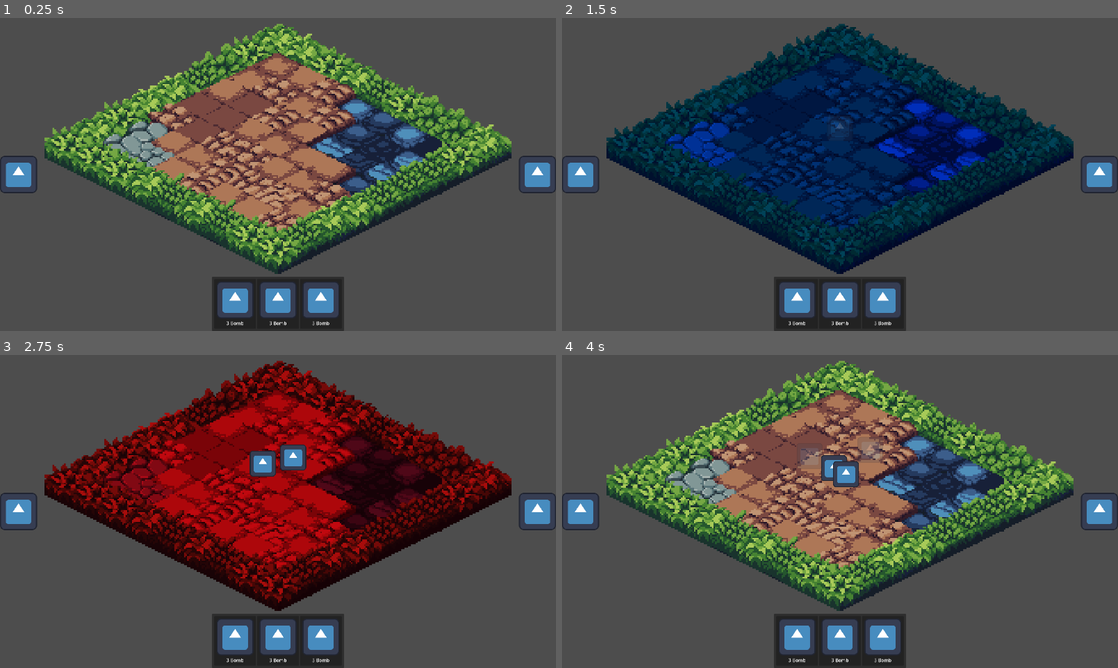
Above: before the commit, frames 1-4 (two rows, left to right).
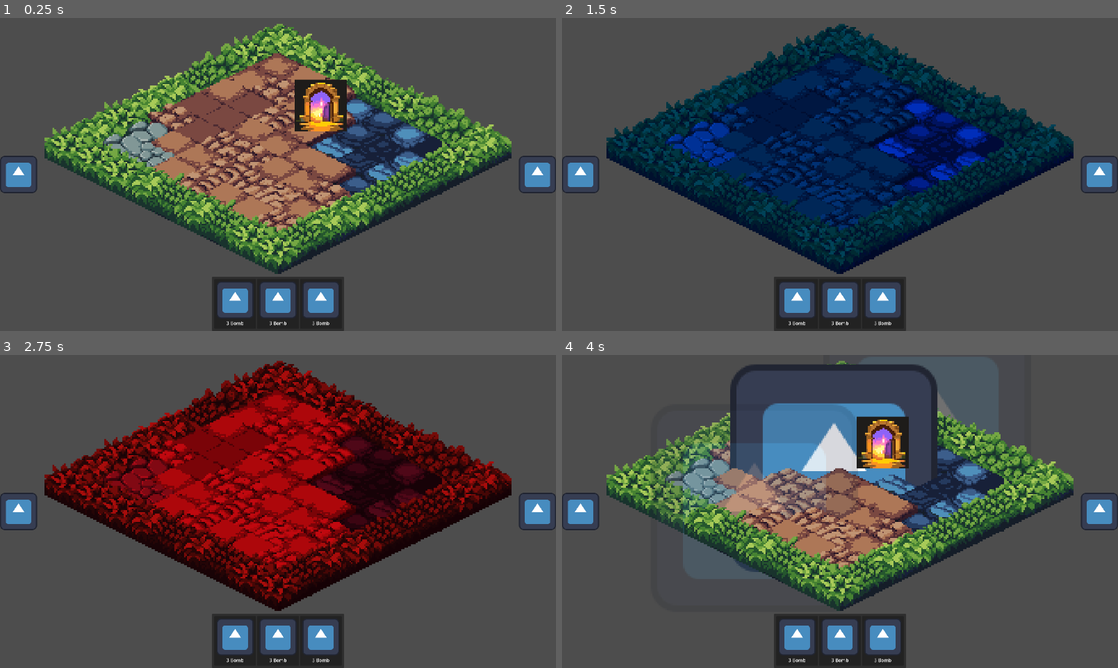
Above: after the commit, the same moments.

Repository: HephaistosForge/Chronominions
Game: Godot game, scene res://playgrounds/playground_christoph.tscn
The game is run twice, just before and just after one commit, with the same random seed, the same clock (stepped at 60 frames per second) and the same inputs. This scene is started directly instead of the project's main scene. The engine's default icon, where the game draws it, is replaced by a stand-in: a white triangle on a blue panel in a dark square.
Inputs (mouse positions are in pixels of both pictures, inside the frame that each line leads up to):
- Up to frame 1 (0.25 s): no input
- Up to frame 2 (1.5 s): click (1101, 174) at 0.5 s; click (1101, 174) at 1.25 s
- Up to frame 3 (2.75 s): click (16, 511) at 2 s
- Up to frame 4 (4 s): click (578, 511) at 2.75 s; click (578, 511) at 3.5 s

The runs differ from the first frame. In frame 1, 1.5% of the frame differs, in the area x 53-63%, y 19-37%; in frame 2, 0.1%; in frame 3, 0.8%; in frame 4, 14%, in the area x 16-72%, y 2-70%.

Commit message:
added despawner

Diff:
--- /dev/null
+++ b/game_objects/lemming_despawner/lemming_despawner.gd
@@ -0,0 +1,16 @@
+extends Area2D
+
+# The time (and accordingly the map) at which this despawner exists.
+@export var epoch : Globals.Epoch
+# The item that is granted to the player when picked up.
+var counter = 0
+func _ready():
+	self.body_entered.connect(self._on_body_enter)
+
+func _on_body_enter(body: Node2D):
+
+	if body is Lemming:
+		counter+=1
+		print("lemming:",counter," detected!")
+		if body.own_epoch == epoch:
+			body.queue_free()
--- /dev/null
+++ b/game_objects/lemming_despawner/lemming_despawner.tscn
@@ -0,0 +1,16 @@
+[gd_scene load_steps=4 format=3 uid="uid://bnmtihuiugbgs"]
+
+[ext_resource type="Script" path="res://game_objects/lemming_despawner/lemming_despawner.gd" id="1_6aa8y"]
+[ext_resource type="Texture2D" uid="uid://bhtv2xmkfl2bp" path="res://art/mockup/Exit.png" id="2_a4b7s"]
+
+[sub_resource type="RectangleShape2D" id="RectangleShape2D_g3qxf"]
+
+[node name="LemmingDespawner" type="Area2D"]
+script = ExtResource("1_6aa8y")
+
+[node name="CollisionShape2D" type="CollisionShape2D" parent="."]
+scale = Vector2(1.5, 1.5)
+shape = SubResource("RectangleShape2D_g3qxf")
+
+[node name="Sprite2D" type="Sprite2D" parent="."]
+texture = ExtResource("2_a4b7s")
--- a/game_objects/lemming_spawner/lemming_spawner.gd
+++ b/game_objects/lemming_spawner/lemming_spawner.gd
@@ -21,6 +21,6 @@
 		var lemming_scene = LEMMING_SCENE.instantiate()
 		add_sibling(lemming_scene)
 		lemming_scene.global_position = global_position
-		lemming_scene.direction = direction[randi_range(0,3)]
+		lemming_scene.direction = Globals.NE#direction[randi_range(0,3)]
 		lemming_scene.own_epoch = rand.randi_range(-1,1)
 		lemming_population-=1
--- a/playgrounds/playground_christoph.tscn
+++ b/playgrounds/playground_christoph.tscn
@@ -1,6 +1,7 @@
-[gd_scene load_steps=3 format=3 uid="uid://d11ptteyfqwgj"]
+[gd_scene load_steps=4 format=3 uid="uid://d11ptteyfqwgj"]
 
 [ext_resource type="PackedScene" uid="uid://iup344dbdef3" path="res://game_objects/map/world/world.tscn" id="1_m7h5j"]
+[ext_resource type="PackedScene" uid="uid://bnmtihuiugbgs" path="res://game_objects/lemming_despawner/lemming_despawner.tscn" id="4_58liy"]
 [ext_resource type="PackedScene" uid="uid://cfiv0ufmapcy1" path="res://game_objects/lemming_spawner/lemming_spawner.tscn" id="4_o8lne"]
 
 [node name="PlaygroundChristoph" type="Node2D"]
@@ -8,7 +9,14 @@
 [node name="World" parent="." instance=ExtResource("1_m7h5j")]
 position = Vector2(1641, 653.5)
 
-[node name="LemmingSpawner" parent="World" instance=ExtResource("4_o8lne")]
-position = Vector2(-30, -213.5)
+[node name="LemmingDespawner" parent="World/EpochMap/EpochTileMap" index="0" instance=ExtResource("4_58liy")]
+z_index = 1
+y_sort_enabled = true
+position = Vector2(26.25, -23.8125)
+
+[node name="LemmingSpawner" parent="World/EpochMap/EpochTileMap" index="1" instance=ExtResource("4_o8lne")]
+position = Vector2(-3.75, -7.9375)
+scale = Vector2(0.125, 0.125)
 
 [editable path="World"]
+[editable path="World/EpochMap"]
Binary file added: art/mockup/Exit.png
Not shown, added: art/mockup/Exit.png.import
